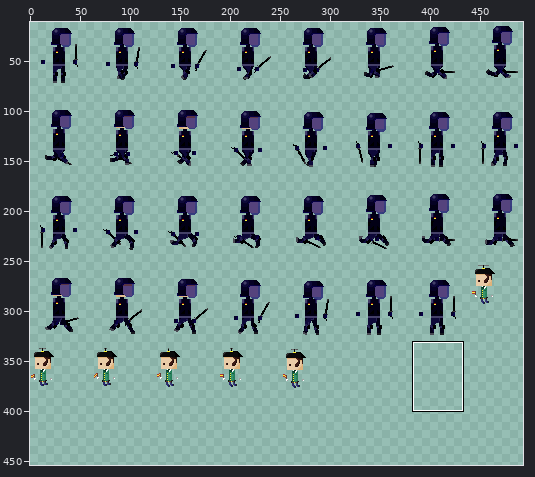
Two states of a sprite sheet, Game/textures/enemies.png. The picture above shows the old version from afar; the outline marks the close-up.
Close-up. Before the commit:
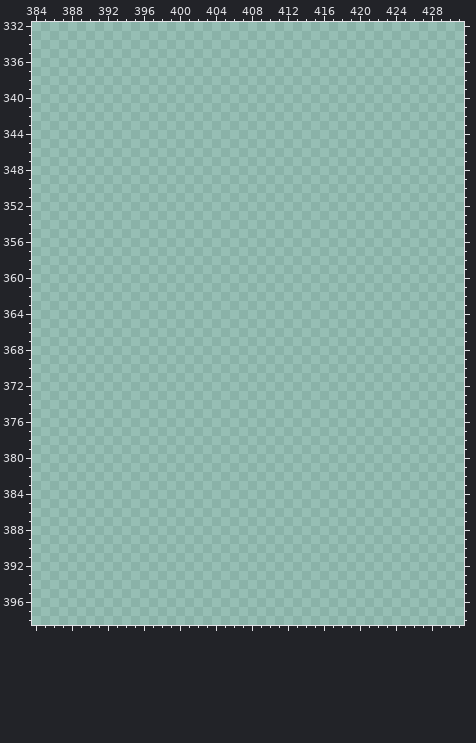
The file is 512x512 pixels. Colours within 5 levels of each other are drawn and written as one. Shown: x 384..431, y 332..398. The wide view leaves out empty margins. The commit also changed other parts of the picture, which this record leaves out.
After:
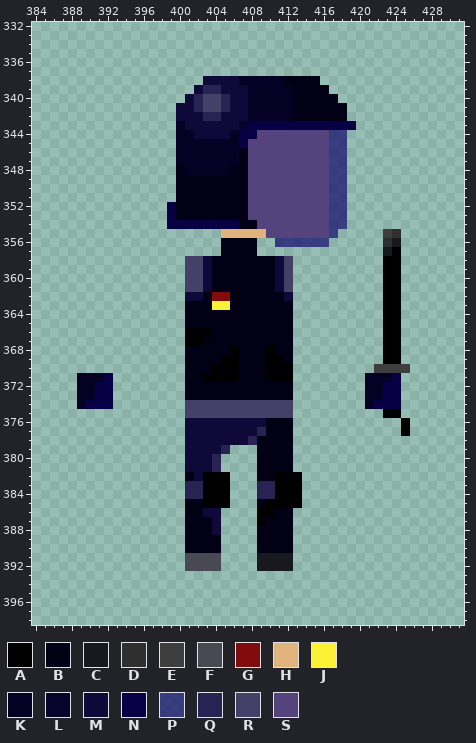
Palette (. is transparent): A #000000  B #020015  C #18191f  D #2f2f2f  E #3e3e3e  F #484953  G #820b0b  H #dfb37b  J #fbf236  K #050124  L #07032a  M #0e0939  N #070044  P #0d0268ad  Q #282353  R #444068  S #55437d
Diff:
y 338: x 403..415 ............. -> MMMMKKKKKBBBB
y 339: x 402..416 ............... -> MQQMMMKKKKKBBBB
y 340: x 401..417 ................. -> MQRRQMMKKKKKBBBBB
y 341: x 400..418 ................... -> MMQRRQMMKKKKKBBBBBB
y 342: x 400..418 ................... -> MMMQQMMMKKKKKBBBBBB
y 343: x 400..419 .................... -> KMMMMMMLNNNNNNNNNNNN
y 344: x 400..418 ................... -> KKMMMMKNNSSSSSSSSPP
y 345: x 400..418 ................... -> KKKKKKKNSSSSSSSSSPP
y 346..347: x 400..418 ................... -> KKKKKKKBSSSSSSSSSPP
y 348: x 400..418 ................... -> BKKKKKBBSSSSSSSSSPP
y 349..351: x 400..418 ................... -> BBBBBBBBSSSSSSSSSPP
y 352..353: x 399..418 .................... -> NBBBBBBBBSSSSSSSSSPP
y 354: x 399..418 .................... -> NNNNNNNNBBSSSSSSSSPP
y 355: x 405..417 ............. -> HHHHHSSSSSSSP; x 423..424 .. -> ED
y 356: x 405..408 .... -> BBBB; x 411..416 ...... -> PPPPPP; x 423..424 .. -> DC
y 357: x 405..408 .... -> BBBB; x 423..424 .. -> CA
y 358..361: x 401..412 ............ -> RRMBBBBBBBMR; x 423..424 .. -> AA
y 362: x 401..412 ............ -> MMBGGBBBBBBM; x 423..424 .. -> AA
y 363: x 401..412 ............ -> BBBJJBBBBBBB; x 423..424 .. -> AA
y 364..365: x 401..412 ............ -> BBBBBBBBBBBB; x 423..424 .. -> AA
y 366: x 401..412 ............ -> AAABBBBBBBBB; x 423..424 .. -> AA
y 367: x 401..412 ............ -> AABBBBBBBBBB; x 423..424 .. -> AA
y 368: x 401..412 ............ -> BBBBBABBBABB; x 423..424 .. -> AA
y 369: x 401..412 ............ -> BBBBAABBBAAB; x 423..424 .. -> AA
y 370: x 401..412 ............ -> BBBAAABBBAAA; x 422..425 .... -> EEEE
y 371: x 389..392 .... -> KKKN; x 401..412 ............ -> BBAAAABBBAAA; x 421..424 .... -> KKKN
y 372..373: x 389..392 .... -> KKNN; x 401..412 ............ -> BBBBBBBBBBBB; x 421..424 .... -> KKNN
y 374: x 389..392 .... -> KNNN; x 401..412 ............ -> RRRRRRRRRRRR; x 421..424 .... -> KNNN
y 375: x 401..412 ............ -> RRRRRRRRRRRR; x 423..424 .. -> AA
y 376: x 401..412 ............ -> MMMMMMMMMBBB; x 425 . -> A
y 377: x 401..412 ............ -> MMMMMMMMQBBB; x 425 . -> A
y 378: x 401..412 ............ -> MMMMMMMQBBBB
y 379: x 401..405 ..... -> MMMMQ; x 409..412 .... -> BBBB
y 380..381: x 401..404 .... -> MMMQ; x 409..412 .... -> BBBB
y 382: x 401..405 ..... -> BMAAA; x 409..413 ..... -> BBAAA
y 383..384: x 401..405 ..... -> QQAAA; x 409..413 ..... -> QQAAA
y 385: x 401..405 ..... -> BBAAA; x 409..413 ..... -> BAAAA
y 386: x 401..404 .... -> BBMM; x 409..412 .... -> AABB
y 387: x 401..404 .... -> BBBM; x 409..412 .... -> ABBB
y 388: x 401..404 .... -> BBBM; x 409..412 .... -> BBBB
y 389..390: x 401..404 .... -> BBBB; x 409..412 .... -> BBBB
y 391..392: x 401..404 .... -> FFFF; x 409..412 .... -> CCCC
Changed places in both close-ups, as pixel boxes (x1, y1, x2, y2):
added: (167, 76, 356, 571)
added: (365, 229, 410, 436)
added: (77, 373, 113, 409)
